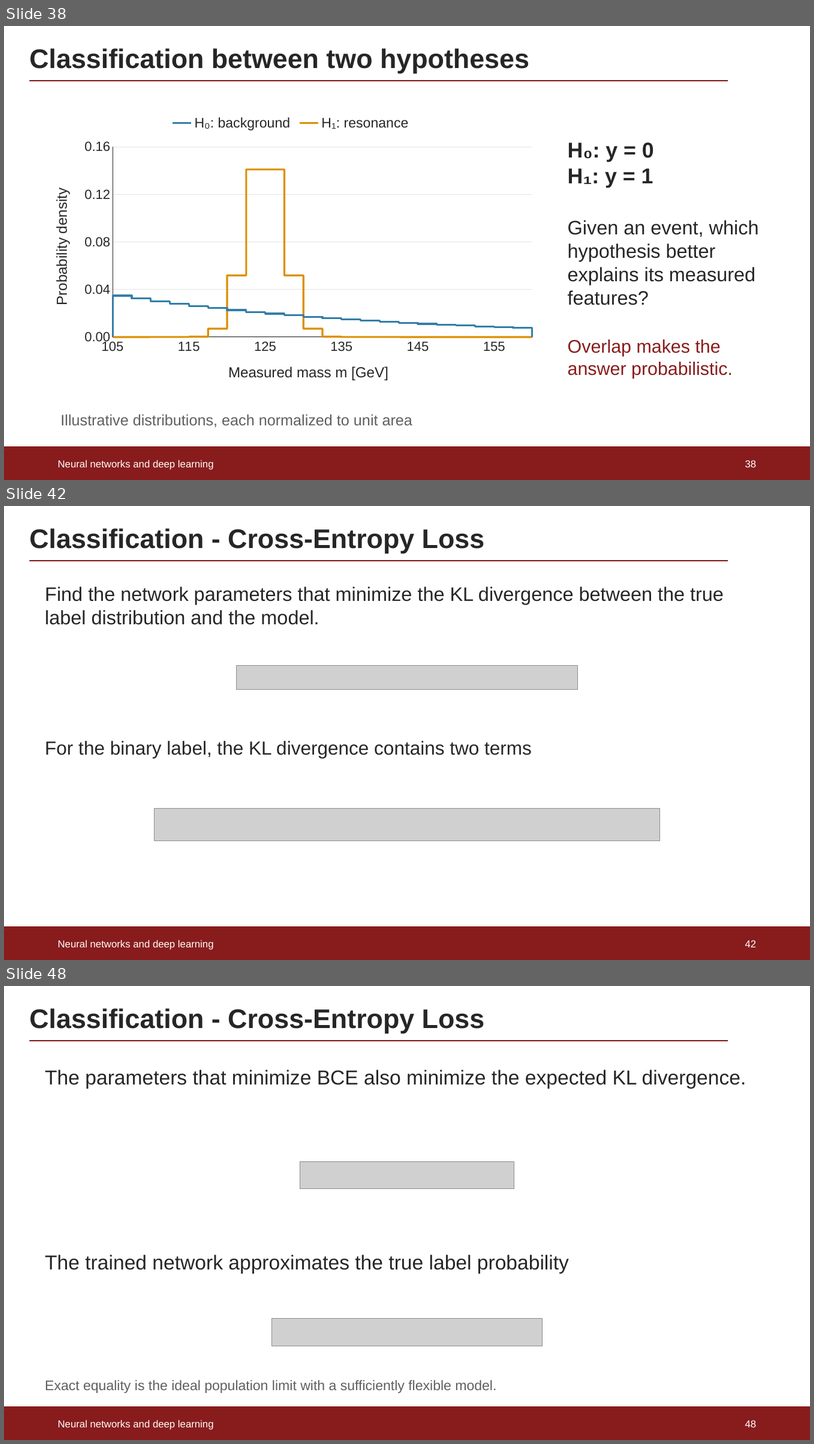
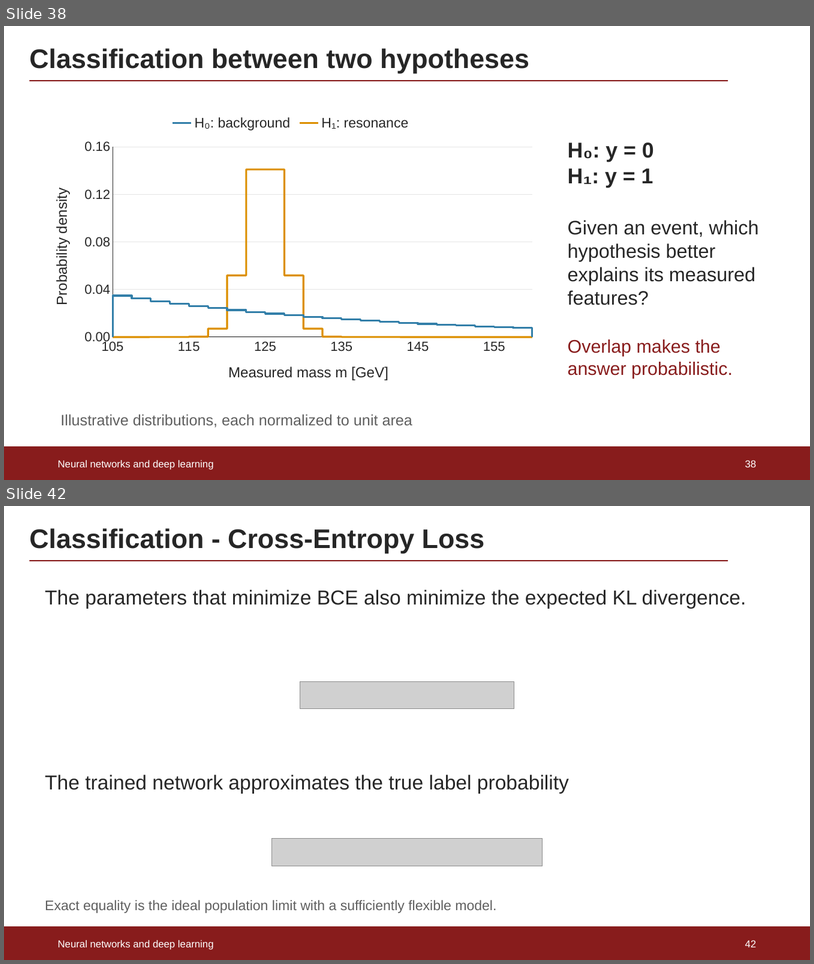
Before and after one commit to rafaellopesdesa/ML_Mandi, a slide deck: lectures/Lecture1_Neural_Networks.pptx. Shown one above the other, each under a label of ours: slides 38, 42 and 48 before the commit, slides 38 and 42 after it; the slides between them are not shown. The pictures are 814x1444 and 814x964 pixels, drawn with LibreOffice and Linux fonts; fonts in the diff are those of the drawing; grey boxes stand for pictures. Boxes give left, top, right and bottom in pixels: in the first picture for what was removed or moved away, otherwise in the second. Text is boxed around its words. In the diff, an @@ line names an element or a change of style, - is before the commit and + after.

```diff
--- a/lectures/Lecture1_Neural_Networks.pptx
+++ b/lectures/Lecture1_Neural_Networks.pptx
@@ slide 42 removed at (4,506,810,960), background #FFFFFF @@
@@ title removed at (29,528,485,553) @@
-Classification - Cross-Entropy Loss
@@ line removed from (29, 561) to (729, 561) @@
@@ text removed at (45,586,724,625) @@
-Find the network parameters that minimize the KL divergence between the true label distribution and the model.
@@ picture removed at (237,665,578,690) @@
@@ text removed at (45,741,532,758) @@
-For the binary label, the KL divergence contains two terms
@@ picture removed at (154,808,660,841) @@
@@ rectangle removed at (4,926,810,959) @@
@@ text removed at (58,940,214,949) @@
-Neural networks and deep learning
@@ page number removed at (746,940,757,947) @@
-42
@@ what was slide 48 is now slide 42 @@
@@ page number at (746,940,757,947): text changed @@
-48
+42
```
Also in this commit, not shown: 5 slides changed, 5 other slides removed.
